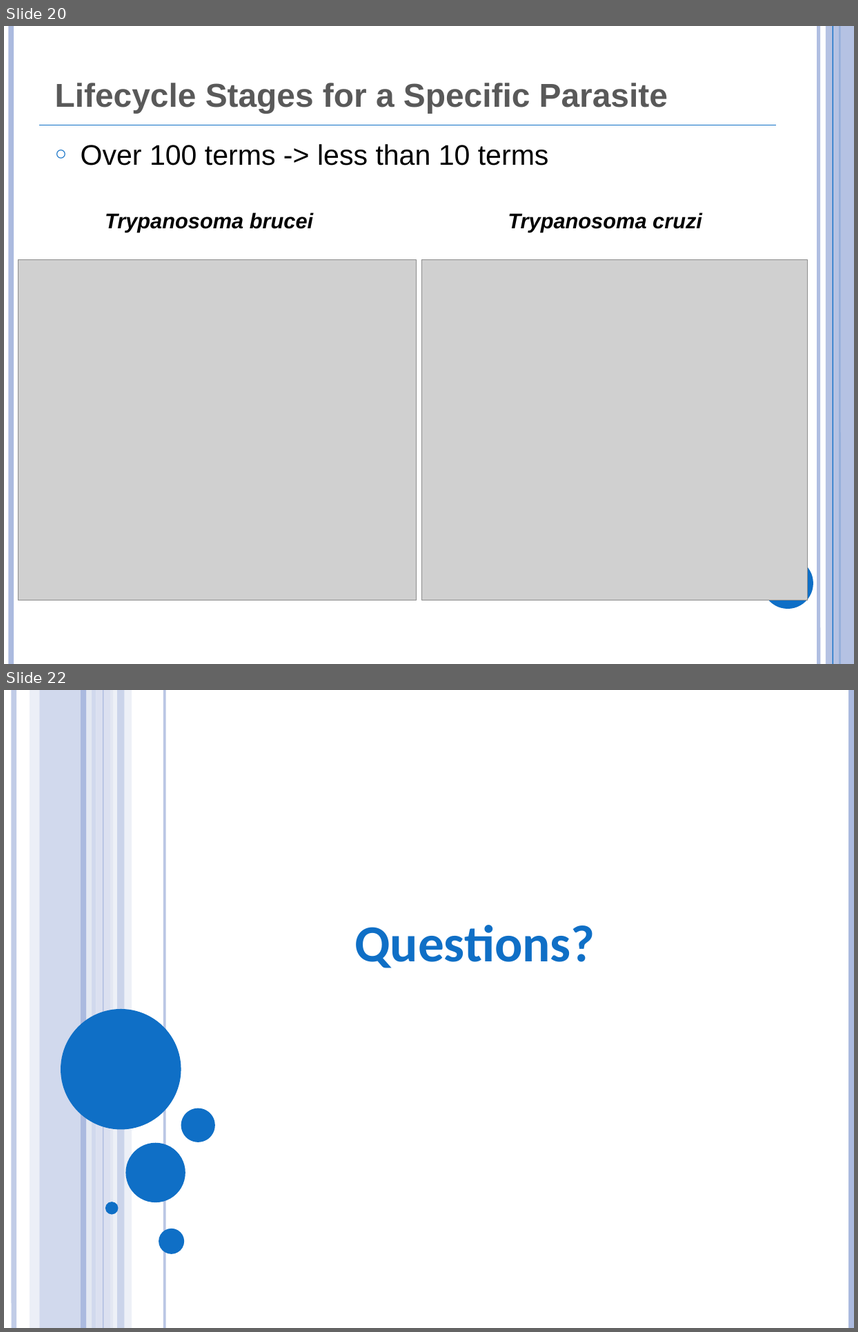
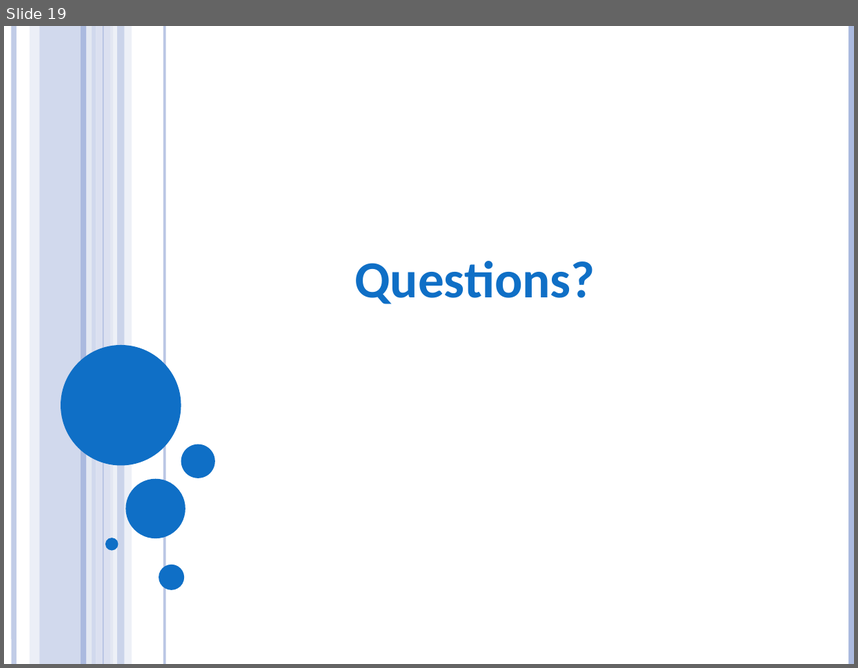
Before and after one commit to obi-ontology/obi-legacy-svn, a slide deck: trunk/docs/presentations/OBI tutorial July 2011 ICBO/EuPathDB.pptx. Shown one above the other, each under a label of ours: slides 20 and 22 before the commit, slide 19 after it; the slides between them are not shown. The pictures are 858x1332 and 858x668 pixels, drawn with LibreOffice and Linux fonts; fonts in the diff are those of the drawing; grey boxes stand for pictures. Boxes give left, top, right and bottom in pixels: in the first picture for what was removed or moved away, otherwise in the second. Text is boxed around its words. In the diff, an @@ line names an element or a change of style, - is before the commit and + after.

```diff
--- a/trunk/docs/presentations/OBI tutorial July 2011 ICBO/EuPathDB.pptx
+++ b/trunk/docs/presentations/OBI tutorial July 2011 ICBO/EuPathDB.pptx
@@ slide 20 removed at bbox=[4, 26, 854, 664], background #FFFFFF @@
@@ line removed from (11, 26) to (11, 664) @@
@@ line removed from (818, 26) to (818, 664) @@
@@ rectangle removed at bbox=[826, 26, 854, 664] @@
@@ line removed from (833, 26) to (833, 664) @@
@@ line removed from (840, 26) to (840, 664) @@
@@ title removed at bbox=[55, 83, 668, 113] @@
-Lifecycle Stages for a Specific Parasite
@@ line removed from (40, 125) to (776, 125) @@
@@ text removed at bbox=[81, 144, 549, 165] @@
-○ Over 100 terms -> less than 10 terms
@@ text removed at bbox=[105, 212, 313, 232] @@
-Trypanosoma brucei
@@ text removed at bbox=[508, 212, 702, 232] @@
-Trypanosoma cruzi
@@ picture removed at bbox=[18, 260, 417, 600] @@
@@ picture removed at bbox=[422, 260, 808, 600] @@
@@ ellipse removed at bbox=[762, 557, 813, 608] @@
@@ what was slide 22 is now slide 19 @@
```
Also in this commit, not shown: 3 slides changed, 1 slide added, 3 other slides removed.
